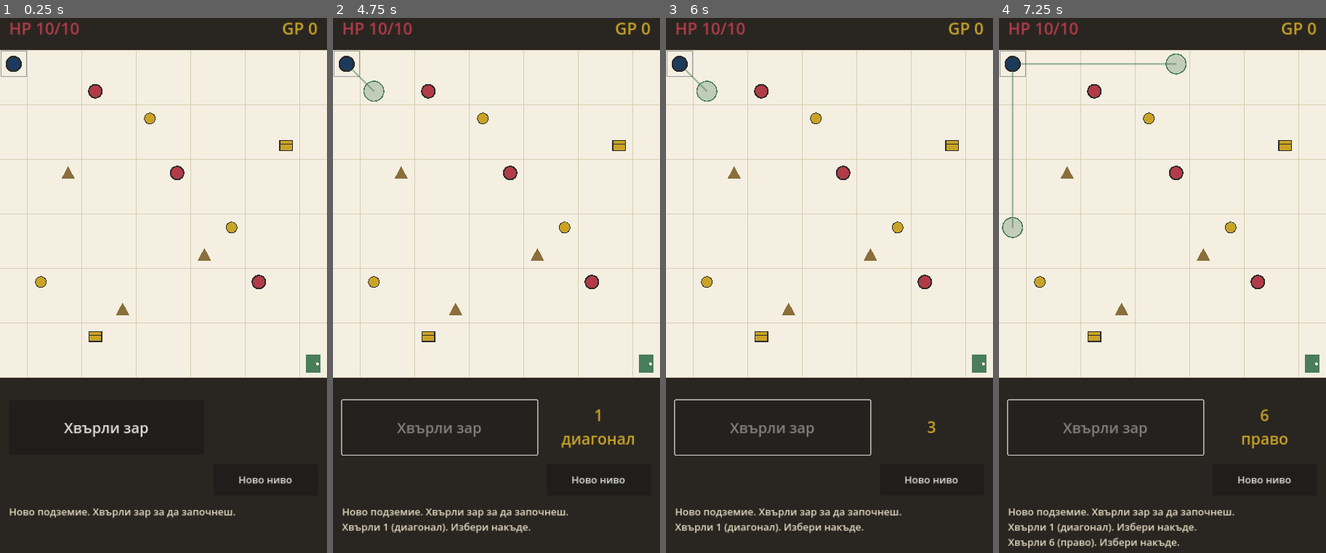
Above: before the commit, frames 1-4 (left to right).
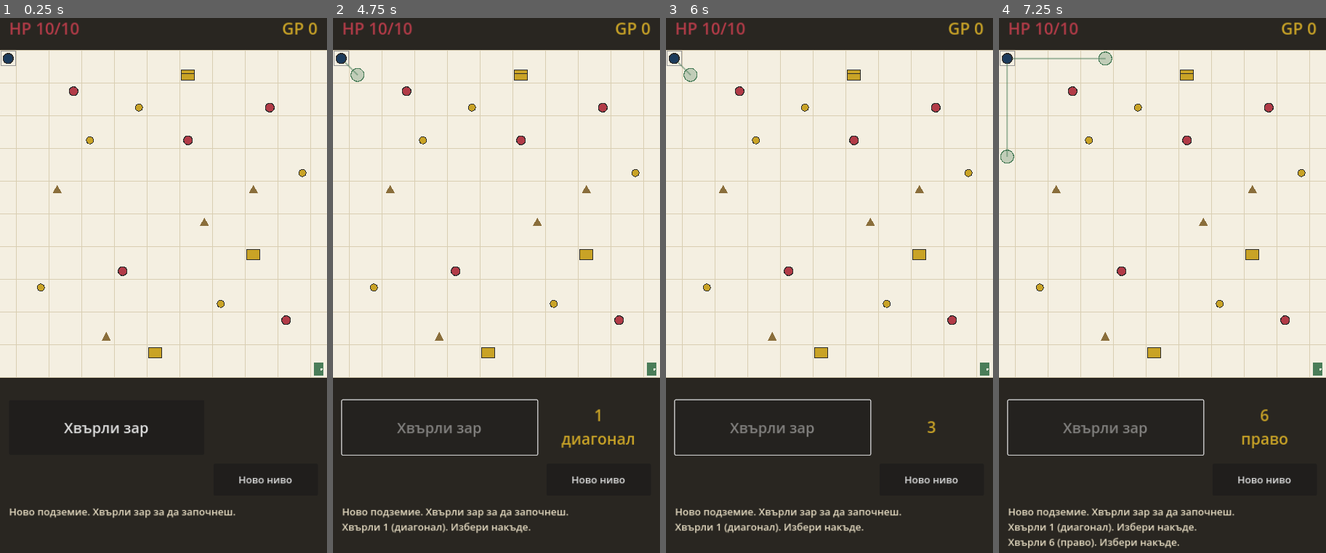
Above: after the commit, the same moments.

Repository: ViliyanSG/paper-dungeon
Game: Godot game, scene res://Main.tscn
The game is run twice, just before and just after one commit, with the same random seed, the same clock (stepped at 60 frames per second) and the same inputs.
Inputs (mouse positions are in pixels of both pictures, inside the frame that each line leads up to):
- Up to frame 1 (0.25 s): no input
- Up to frame 2 (4.75 s): click "Ново ниво" at 0.5 s; click "Хвърли зар" at 1.25 s; click "Ново ниво" at 2 s; click "Хвърли зар" at 2.75 s; click "Ново ниво" at 3.5 s; click "Хвърли зар" at 4.25 s
- Up to frame 3 (6 s): tap Enter at 5 s; move the mouse to (901, 264) at 5.02 s; click (901, 264) at 5.17 s; tap Space at 5.75 s; move the mouse to (764, 322) at 5.77 s; click (764, 322) at 5.92 s
- Up to frame 4 (7.25 s): tap Enter at 6.5 s; move the mouse to (1195, 167) at 6.52 s; click (1195, 167) at 6.67 s

The runs differ from the first frame. In frame 1, 4.9% of the frame differs, in the area x 0-100%, y 6-68%; in frame 2, 5.1%; in frame 3, 5.1%; in frame 4, 5.9%.

Commit message:
Standardize levels to 20x20 grid (36px tiles, TILE-relative marker sizes, spread layout)
Co-Authored-By: Claude Opus 4.8 <noreply@anthropic.com>

Diff:
--- a/main.gd
+++ b/main.gd
@@ -5,9 +5,9 @@
 ## click one to slide there in a straight line. The travelled path is kept
 ## as a continuous pencil line. Touch + mouse supported.
 
-const TILE := 60
-const COLS := 12
-const ROWS := 12
+const TILE := 36
+const COLS := 20
+const ROWS := 20
 const GRID_TOP := 100   # px from top where the play field starts
 
 const ORTHO_DIRS := [Vector2i(1, 0), Vector2i(-1, 0), Vector2i(0, 1), Vector2i(0, -1)]
@@ -125,18 +125,24 @@
 	game_over = false
 	log_lines = []
 
-	# Hand-designed layout
-	_place("enemy", 3, 1)
-	_place("enemy", 6, 4)
-	_place("enemy", 9, 8)
-	_place("trap", 2, 4)
-	_place("trap", 7, 7)
-	_place("trap", 4, 9)
-	_place("coin", 5, 2)
-	_place("coin", 8, 6)
-	_place("coin", 1, 8)
-	_place("chest", 10, 3)
-	_place("chest", 3, 10)
+	# Hand-designed layout (spread across the 20x20 board)
+	_place("enemy", 4, 2)
+	_place("enemy", 11, 5)
+	_place("enemy", 16, 3)
+	_place("enemy", 7, 13)
+	_place("enemy", 17, 16)
+	_place("trap", 3, 8)
+	_place("trap", 12, 10)
+	_place("trap", 6, 17)
+	_place("trap", 15, 8)
+	_place("coin", 8, 3)
+	_place("coin", 2, 14)
+	_place("coin", 13, 15)
+	_place("coin", 18, 7)
+	_place("coin", 5, 5)
+	_place("chest", 15, 12)
+	_place("chest", 9, 18)
+	_place("chest", 11, 1)
 
 	add_log("Ново подземие. Хвърли зар за да започнеш.")
 	roll_button.disabled = false
@@ -374,7 +380,7 @@
 		var pts := PackedVector2Array()
 		for c in path:
 			pts.append(cell_center(c))
-		draw_polyline(pts, C_INK, 4.0, true)
+		draw_polyline(pts, C_INK, 3.0, true)
 
 	# entities
 	for e in entities:
@@ -384,28 +390,34 @@
 			continue
 		match e.type:
 			"enemy":
-				draw_circle(ctr, 16, C_INK)
-				draw_circle(ctr, 13, C_RED)
+				draw_circle(ctr, TILE * 0.30, C_INK)
+				draw_circle(ctr, TILE * 0.24, C_RED)
 			"trap":
+				var t := TILE * 0.28
 				var tp := PackedVector2Array([
-					ctr + Vector2(0, -15), ctr + Vector2(15, 13), ctr + Vector2(-15, 13)])
+					ctr + Vector2(0, -t), ctr + Vector2(t, t * 0.85), ctr + Vector2(-t, t * 0.85)])
 				draw_colored_polygon(tp, C_BROWN)
 			"coin":
-				draw_circle(ctr, 12, C_GOLD)
-				draw_arc(ctr, 12, 0, TAU, 20, C_INK, 1.5)
+				draw_circle(ctr, TILE * 0.22, C_GOLD)
+				draw_arc(ctr, TILE * 0.22, 0, TAU, 18, C_INK, 1.5)
 			"chest":
-				draw_rect(Rect2(ctr.x - 14, ctr.y - 11, 28, 22), C_GOLD, true)
-				draw_rect(Rect2(ctr.x - 14, ctr.y - 11, 28, 22), C_INK, false, 2.0)
-				draw_line(ctr + Vector2(-14, -3), ctr + Vector2(14, -3), C_INK, 1.5)
+				var hw := TILE * 0.40
+				var hh := TILE * 0.32
+				draw_rect(Rect2(ctr.x - hw, ctr.y - hh, hw * 2, hh * 2), C_GOLD, true)
+				draw_rect(Rect2(ctr.x - hw, ctr.y - hh, hw * 2, hh * 2), C_INK, false, 1.5)
+				draw_line(ctr + Vector2(-hw, -hh * 0.25), ctr + Vector2(hw, -hh * 0.25), C_INK, 1.2)
 
 	# entrance + exit
 	draw_rect(Rect2(2, GRID_TOP + 2, TILE - 4, TILE - 4), C_GRAY, false, 2.0)
 	var ec := cell_center(exit_cell)
-	draw_rect(Rect2(ec.x - 16, ec.y - 20, 32, 40), C_GREEN, true)
-	draw_circle(ec + Vector2(9, 0), 3, C_PAPER)
+	var ew := TILE * 0.30
+	var eh := TILE * 0.40
+	draw_rect(Rect2(ec.x - ew, ec.y - eh, ew * 2, eh * 2), C_GREEN, true)
+	draw_circle(ec + Vector2(ew * 0.5, 0), TILE * 0.07, C_PAPER)
 
 	# movement options (after a roll) — show the full route incl. turns
 	var pc_start := cell_center(player.pos)
+	var opt_r := TILE * 0.40
 	for opt in options:
 		var op_path: Array = option_paths.get(opt, [])
 		var pts := PackedVector2Array()
@@ -413,17 +425,18 @@
 		for c in op_path:
 			pts.append(cell_center(c))
 		if pts.size() >= 2:
-			draw_polyline(pts, Color(0.29, 0.49, 0.35, 0.5), 2.5, true)
+			draw_polyline(pts, Color(0.29, 0.49, 0.35, 0.5), 2.0, true)
 		var oc := cell_center(opt)
-		draw_circle(oc, 22, Color(0.29, 0.49, 0.35, 0.30))
-		draw_arc(oc, 22, 0, TAU, 24, C_GREEN, 2.5)
+		draw_circle(oc, opt_r, Color(0.29, 0.49, 0.35, 0.30))
+		draw_arc(oc, opt_r, 0, TAU, 22, C_GREEN, 2.0)
 
 	# player
 	var pc := cell_center(player.pos)
-	draw_circle(pc, 18, C_INK)
-	draw_circle(pc, 14, C_BLUE)
+	draw_circle(pc, TILE * 0.34, C_INK)
+	draw_circle(pc, TILE * 0.27, C_BLUE)
 
 
 func _draw_dead(ctr: Vector2) -> void:
-	draw_line(ctr + Vector2(-11, -11), ctr + Vector2(11, 11), C_GRAY, 3.0)
-	draw_line(ctr + Vector2(11, -11), ctr + Vector2(-11, 11), C_GRAY, 3.0)
+	var d := TILE * 0.22
+	draw_line(ctr + Vector2(-d, -d), ctr + Vector2(d, d), C_GRAY, 2.5)
+	draw_line(ctr + Vector2(d, -d), ctr + Vector2(-d, d), C_GRAY, 2.5)
